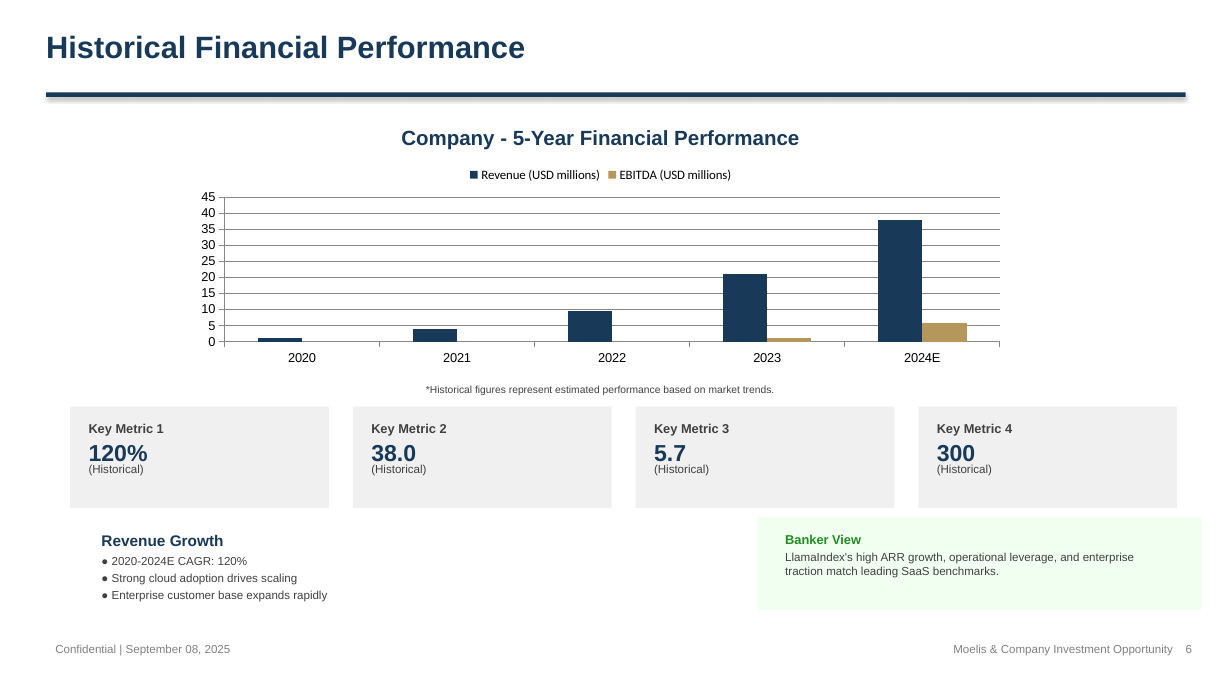
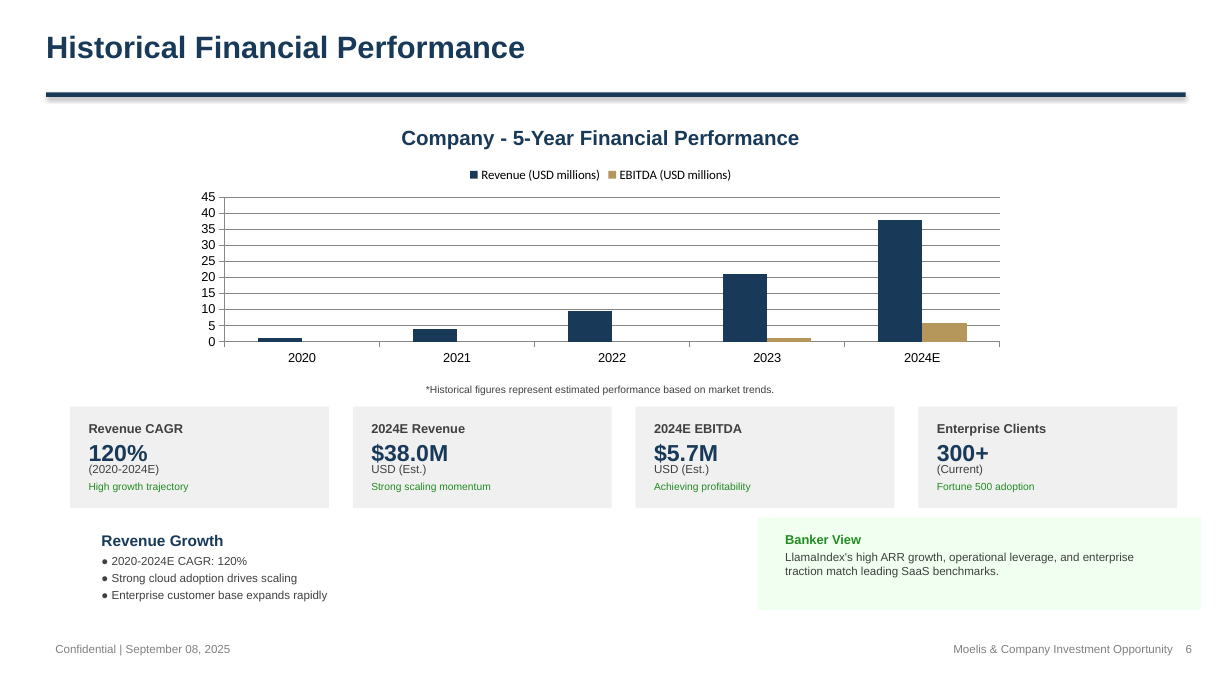
Before and after one commit to alinvb/slide_generator, a slide deck: slide 4 of ai_generated_deck.pptx. Drawn at 1232x693 pixels with LibreOffice and Linux fonts; fonts in the diff are those of the drawing. Boxes give left, top, right and bottom in pixels: in the first picture for what was removed or moved away, otherwise in the second. Text is boxed around its words. In the diff, an @@ line names an element or a change of style, - is before the commit and + after.

```diff
--- a/ai_generated_deck.pptx
+++ b/ai_generated_deck.pptx
@@ text at box(89, 424, 183, 433): text changed @@
-Key Metric 1
+Revenue CAGR
@@ text at box(371, 444, 448, 467): text changed @@
-38.0
+$38.0M
@@ text at box(371, 424, 465, 433): text changed @@
-Key Metric 2
+2024E Revenue
@@ text at box(654, 444, 718, 467): text changed @@
-5.7
+$5.7M
@@ text at box(654, 424, 743, 433): text changed @@
-Key Metric 3
+2024E EBITDA
@@ text at box(937, 445, 989, 467): text changed @@
-300
+300+
@@ text at box(937, 423, 1047, 436): text changed @@
-Key Metric 4
+Enterprise Clients
@@ text at box(89, 464, 160, 476): text changed @@
-(Historical)
+(2020-2024E)
@@ text at box(371, 464, 427, 476): text changed @@
-(Historical)
+USD (Est.)
@@ text at box(654, 464, 710, 476): text changed @@
-(Historical)
+USD (Est.)
@@ text at box(937, 464, 983, 476): text changed @@
-(Historical)
+(Current)
@@ text added at box(89, 482, 188, 492), 8 pt, text #228B22 @@
+High growth trajectory
@@ text added at box(371, 482, 490, 492), 8 pt, text #228B22 @@
+Strong scaling momentum
@@ text added at box(654, 482, 750, 492), 8 pt, text #228B22 @@
+Achieving profitability
@@ text added at box(937, 482, 1034, 492), 8 pt, text #228B22 @@
+Fortune 500 adoption
```
Also in this commit, not shown: 3 other slides changed, 1 slide added, 5 slides removed, 6 other files.
